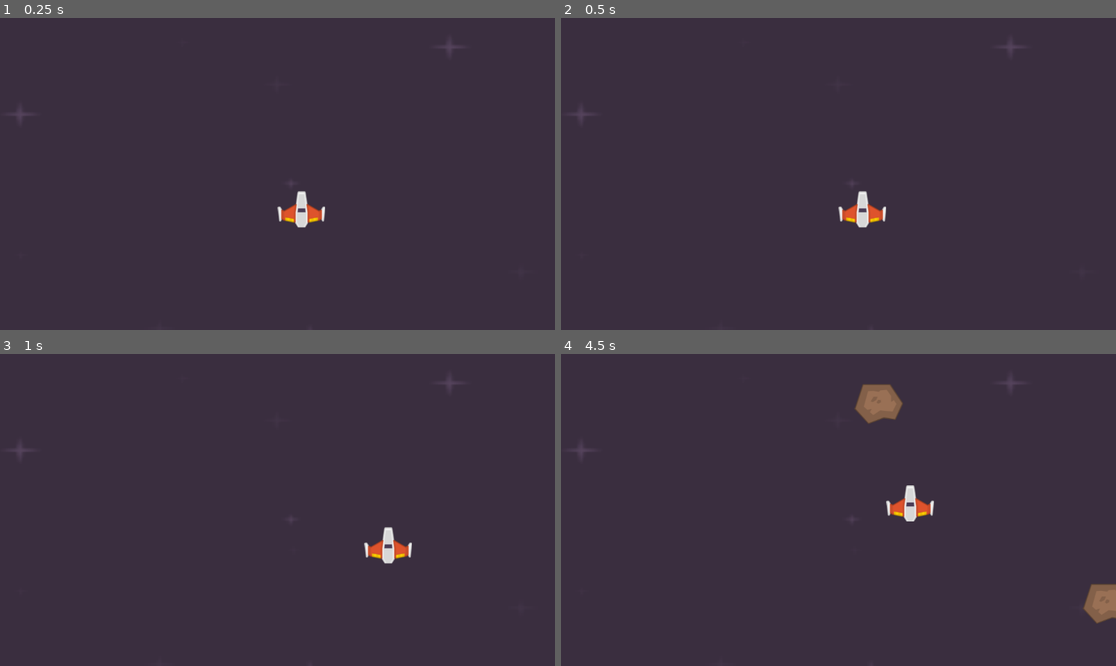
Above: before the commit, frames 1-4 (two rows, left to right).
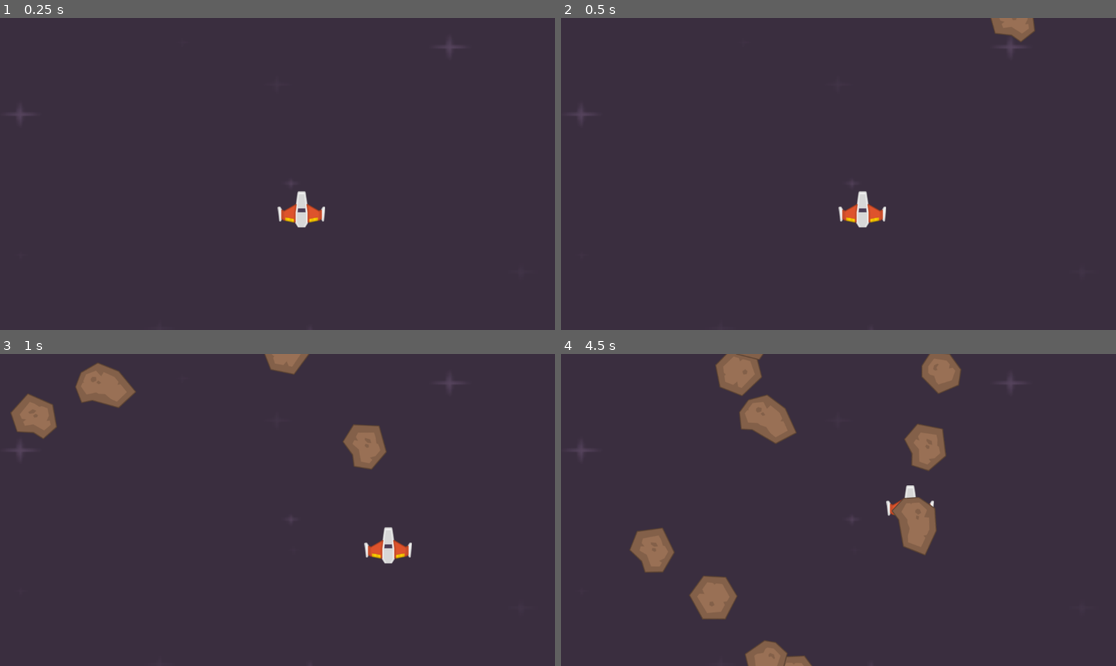
Above: after the commit, the same moments.

Repository: ramose/godot_space_shooter
Game: Godot game, scene res://scenes/level.tscn
The game is run twice, just before and just after one commit, with the same random seed, the same clock (stepped at 60 frames per second) and the same inputs.
Inputs:
- Up to frame 1 (0.25 s): no input
- Up to frame 2 (0.5 s): no input
- Up to frame 3 (1 s): hold D (right) from 0.53 s (still down)
- Up to frame 4 (4.5 s): release D (right) at 1.28 s; hold S (down) 1.28-2.03 s; hold D (right) 2.03-2.78 s; hold W (up) 2.78-3.53 s; hold A (left) from 3.53 s (still down)

Frame 1 is identical in both runs. In frame 2, 0.4% of the frame differs, in the area x 77-86%, y 0-8%; in frame 3, 3.0%; in frame 4, 8.1%, in the area x 12-100%, y 0-100%.

Commit message:
Refine collision layers.

Diff:
--- a/meteor.gd
+++ b/meteor.gd
@@ -1,17 +1,30 @@
 extends Area2D
+
+var direction_x : float
+var speed : int
+var rotation_speed : int
 
 func _ready():
 	var rng := RandomNumberGenerator.new()
 
 	var width = get_viewport().get_visible_rect().size[0]
-	var random_x = randi_range(0, width)
-	var random_y = randi_range(-100, -50)
+	var random_x = rng.randi_range(0, width)
+	var random_y = rng.randi_range(-100, -50)
 
 	position = Vector2(random_x, random_y)
 
+	# randomize graphic
+	$MeteorSkin.texture = ResourceLoader.load("res://assets/PNG/Meteors/meteorBrown_big"+str(randi_range(1,4))+".png")
+
+	# direction
+	direction_x = rng.randf_range(-1,1)
+	speed = rng.randi_range(200,500)
+	rotation_speed = rng.randi_range(40,100)
 
 func _process(delta):
-	position += Vector2(0, 1.0) * 400 * delta
+	position += Vector2(direction_x, 1.0) * speed * delta
+	rotation_degrees += rotation_speed * delta
 
 func _on_body_entered(body):
-	print(body.collision_layer) # Replace with function body.
+	print('body entered')
+	print(body) # Replace with function body.
--- a/project.godot
+++ b/project.godot
@@ -37,3 +37,10 @@
 "events": [Object(InputEventKey,"resource_local_to_scene":false,"resource_name":"","device":-1,"window_id":0,"alt_pressed":false,"shift_pressed":false,"ctrl_pressed":false,"meta_pressed":false,"pressed":false,"keycode":0,"physical_keycode":83,"key_label":0,"unicode":115,"echo":false,"script":null)
 ]
 }
+
+[layer_names]
+
+2d_physics/layer_1="Player"
+2d_physics/layer_2="Meteor"
+2d_physics/layer_3="Laser"
+2d_physics/layer_4="Wall"
--- a/scenes/laser.tscn
+++ b/scenes/laser.tscn
@@ -7,6 +7,8 @@
 height = 33.0
 
 [node name="Laser" type="Area2D"]
+collision_layer = 4
+collision_mask = 2
 
 [node name="Sprite2D" type="Sprite2D" parent="."]
 texture = ExtResource("1_sj0nk")
--- a/scenes/level.tscn
+++ b/scenes/level.tscn
@@ -17,37 +17,43 @@
 
 [node name="Player" parent="." instance=ExtResource("2_s6xqu")]
 position = Vector2(626, 398)
+collision_mask = 10
 
 [node name="Borders" type="Node2D" parent="."]
 
 [node name="StaticBody2D" type="StaticBody2D" parent="Borders"]
+collision_layer = 8
 
 [node name="CollisionShape2D" type="CollisionShape2D" parent="Borders/StaticBody2D"]
 position = Vector2(1203, 314)
 shape = SubResource("RectangleShape2D_e6qgo")
 
 [node name="StaticBody2D2" type="StaticBody2D" parent="Borders"]
+collision_layer = 8
 
 [node name="CollisionShape2D" type="CollisionShape2D" parent="Borders/StaticBody2D2"]
 position = Vector2(-51, 326)
 shape = SubResource("RectangleShape2D_e6qgo")
 
 [node name="StaticBody2D3" type="StaticBody2D" parent="Borders"]
+collision_layer = 8
 
 [node name="CollisionShape2D" type="CollisionShape2D" parent="Borders/StaticBody2D3"]
 position = Vector2(575, -45)
 shape = SubResource("RectangleShape2D_t00jn")
 
 [node name="StaticBody2D4" type="StaticBody2D" parent="Borders"]
+collision_layer = 8
 
 [node name="CollisionShape2D" type="CollisionShape2D" parent="Borders/StaticBody2D4"]
 position = Vector2(589, 692)
 shape = SubResource("RectangleShape2D_t00jn")
 
 [node name="MeteorTimer" type="Timer" parent="."]
+wait_time = 0.2
 autostart = true
 
 [node name="Meteors" type="Node2D" parent="."]
 
+[connection signal="timeout" from="MeteorTimer" to="." method="_on_meteor_timer_timeout"]
 [connection signal="timeout" from="MeteorTimer" to="." method="_on_timer_timeout"]
-[connection signal="timeout" from="MeteorTimer" to="." method="_on_meteor_timer_timeout"]
--- a/scenes/meteor.tscn
+++ b/scenes/meteor.tscn
@@ -7,9 +7,11 @@
 radius = 44.1814
 
 [node name="Meteor" type="Area2D"]
+collision_layer = 2
+collision_mask = 5
 script = ExtResource("1_bp0jm")
 
-[node name="MeteorBrownBig1" type="Sprite2D" parent="."]
+[node name="MeteorSkin" type="Sprite2D" parent="."]
 texture = ExtResource("1_klei1")
 
 [node name="CollisionShape2D" type="CollisionShape2D" parent="."]
